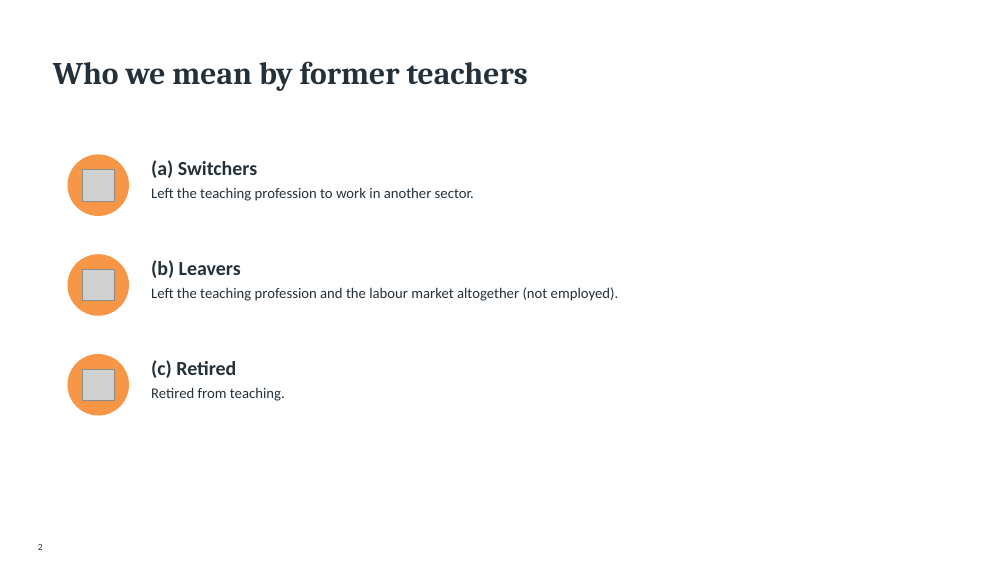
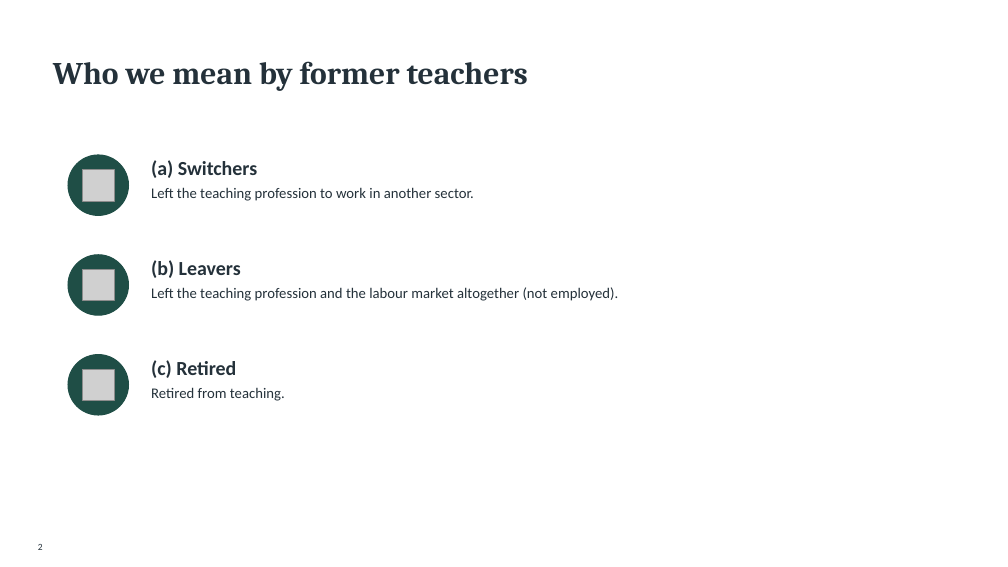
Before and after one commit to jedr1-ship-it/Alternative-Pathways----Quant, a slide deck: slide 2 of policies/Re-attracting_Former_Teachers.pptx. Drawn at 1008x567 pixels with LibreOffice and Linux fonts; fonts in the diff are those of the drawing; grey boxes stand for pictures. Boxes give left, top, right and bottom in pixels: in the first picture for what was removed or moved away, otherwise in the second. Text is boxed around its words. In the diff, an @@ line names an element or a change of style, - is before the commit and + after.

```diff
--- a/policies/Re-attracting_Former_Teachers.pptx
+++ b/policies/Re-attracting_Former_Teachers.pptx
@@ fill #F79646 to #1F4E46; outline #F79646 1 pt to #1F4E46 1 pt in 3 elements at (x1=68, y1=155, x2=129, y2=216), (x1=68, y1=255, x2=129, y2=315), (x1=68, y1=355, x2=129, y2=415) @@
```
Also in this commit, not shown: 31 other slides changed, 2 other files.
